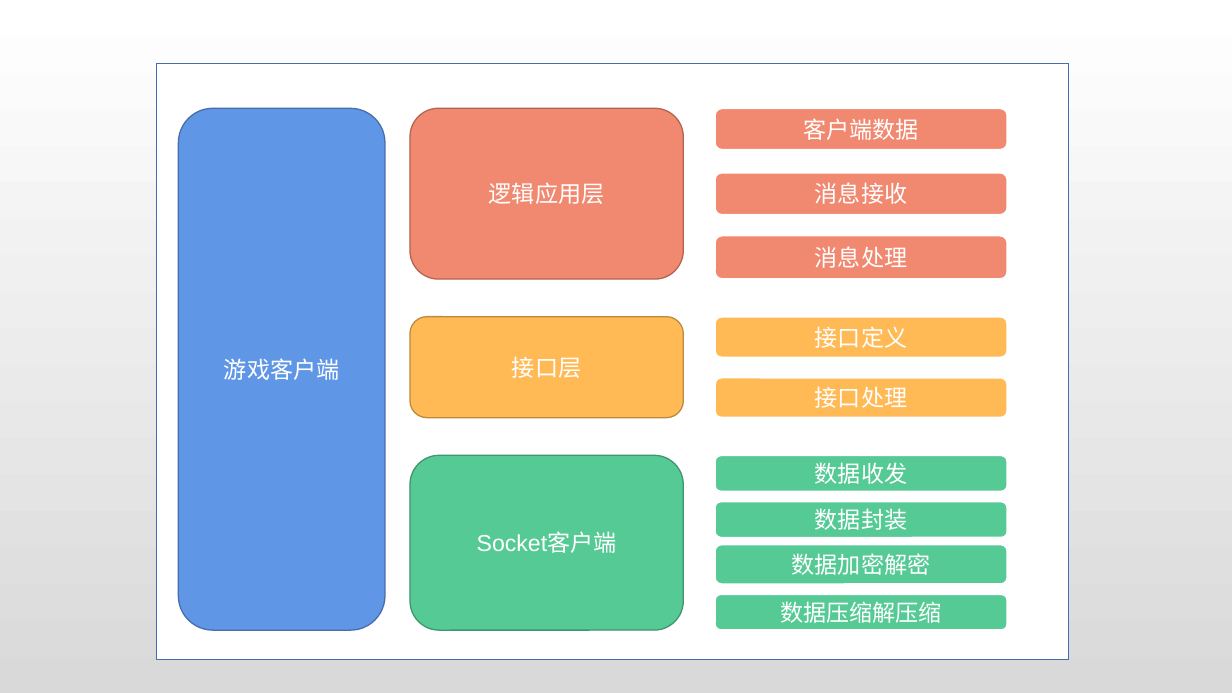
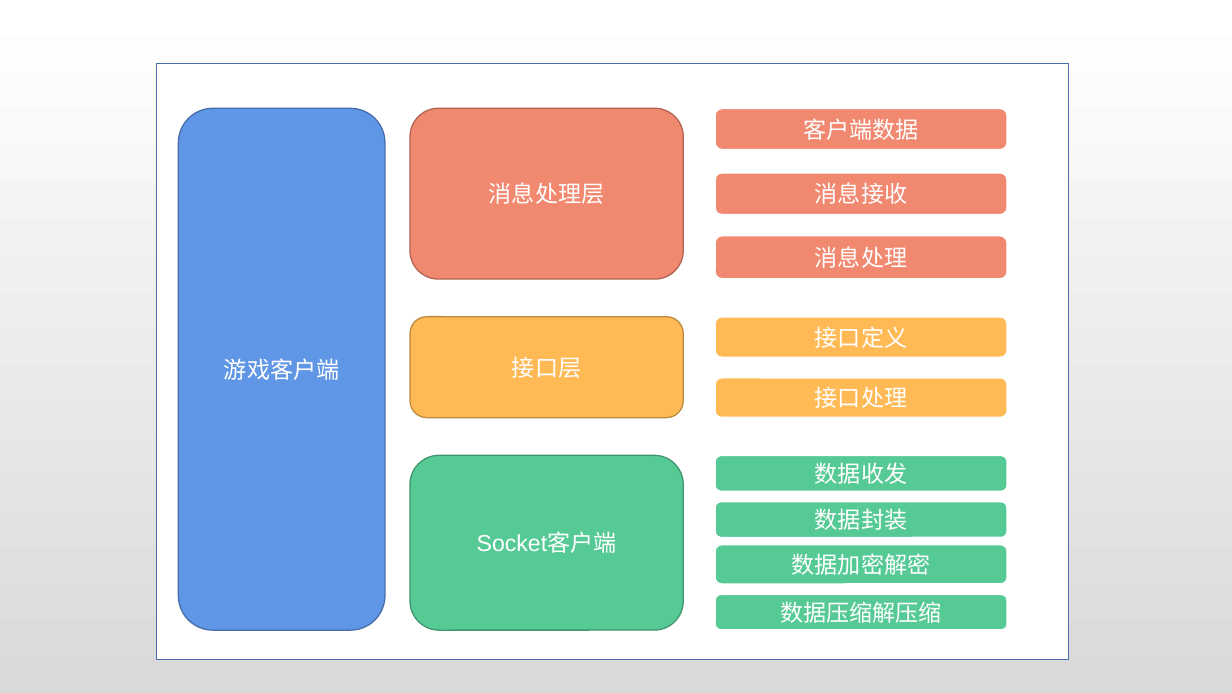
Before and after one commit to zhancongc/quality_assurance, a slide deck: slide 6 of md/软件质量保证插图集合.pptx. Drawn at 1232x693 pixels with LibreOffice and Linux fonts; fonts in the diff are those of the drawing. Boxes give left, top, right and bottom in pixels: in the first picture for what was removed or moved away, otherwise in the second. Text is boxed around its words. In the diff, an @@ line names an element or a change of style, - is before the commit and + after.

```diff
--- a/md/软件质量保证插图集合.pptx
+++ b/md/软件质量保证插图集合.pptx
@@ text in rounded rectangle at (489,182,604,204): text changed @@
-逻辑应用层
+消息处理层
```
Also in this commit, not shown: 4 other files.
